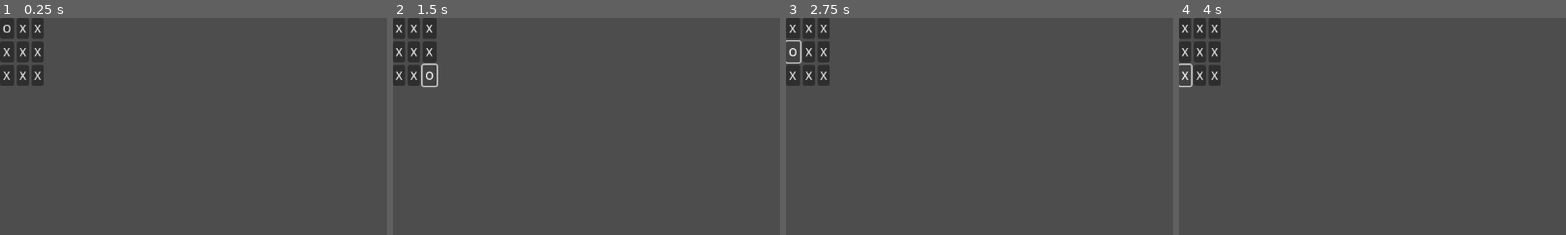
Above: before the commit, frames 1-4 (left to right).
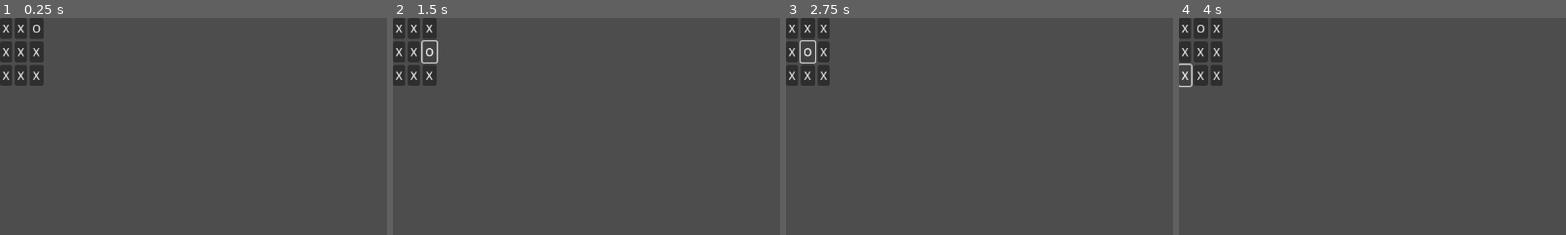
Above: after the commit, the same moments.

Repository: Han2-Ro/gmtk25
Game: Godot game, scene res://main.tscn
Same seed, same stepped clock (60 frames per second), same inputs: the game is played once before the commit and once after it.
Inputs:
- Up to frame 1 (0.25 s): no input
- Up to frame 2 (1.5 s): click "O" at 0.5 s; click "O" at 1.25 s
- Up to frame 3 (2.75 s): click "O" at 2 s
- Up to frame 4 (4 s): click "O" at 2.75 s; click "X" (after the commit: "O") at 3.5 s
The pictures show only the part of the screen within x 0-50%, y 0-50%; the shares and areas given below are measured in that part.

The runs differ from the first frame. In frame 1, 0.9% of the frame differs, in the area x 0-11%, y 0-32%; in frame 2, 0.5%; in frame 3, 0.6%; in frame 4, 0.7%.

Commit message:
feat: implement generate_sequence

Diff:
--- a/show_sequence/grid_container.gd
+++ b/show_sequence/grid_container.gd
@@ -4,8 +4,15 @@
 	for selected in sequence:
 		var selected_button: Button = get_node("Button{0}".format([selected]))
 		selected_button.text = "O"
-		await get_tree().create_timer(1).timeout
+		await get_tree().create_timer(.8).timeout
 		selected_button.text = "X"
 
+func generate_sequence(length: int):
+	var sequence: Array[int]
+	for i in range(length):
+		sequence.append(randi_range(1, 9))
+	return sequence
+
 func _ready() -> void:
-	flash_sequence([1, 9, 4])
+	var sequence = generate_sequence(10)
+	flash_sequence(sequence)
